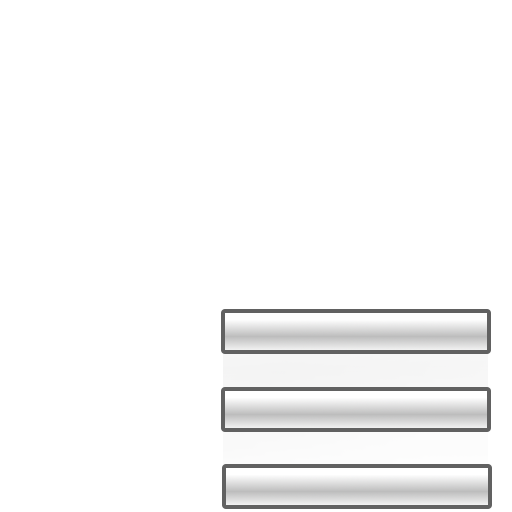
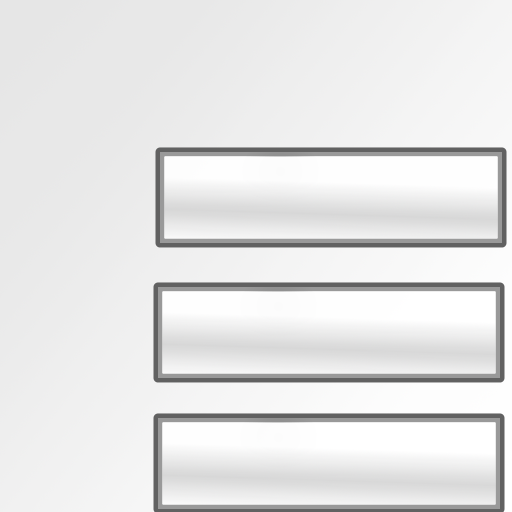
Two versions of the same layered image (512 x 512). Layer-by-layer changes:
painted on "Clipboard #1" over box(153, 387, 505, 512)
removed layer "alpha" over box(223, 310, 488, 506)
showed "Clipboard", painted on it over box(153, 282, 505, 385)
showed "Background", painted on it over box(155, 147, 507, 385)
renamed "Clipboard #3" to "mist_below", moved it below "Background", painted on it over box(0, 0, 512, 512)
removed layer "Clipboard #2" over box(221, 309, 491, 354)
